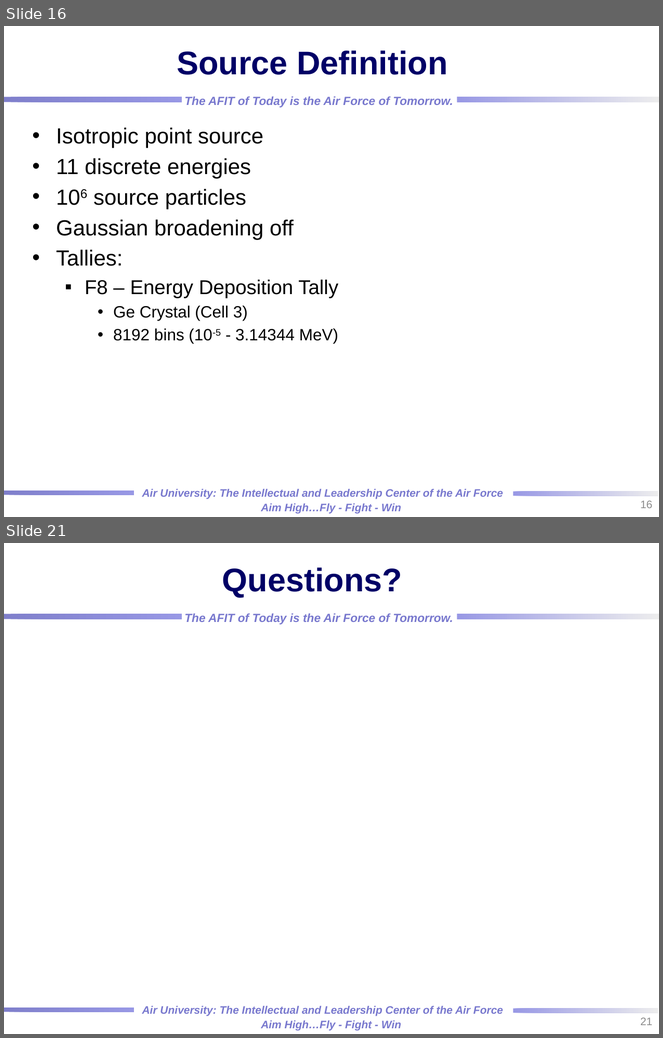
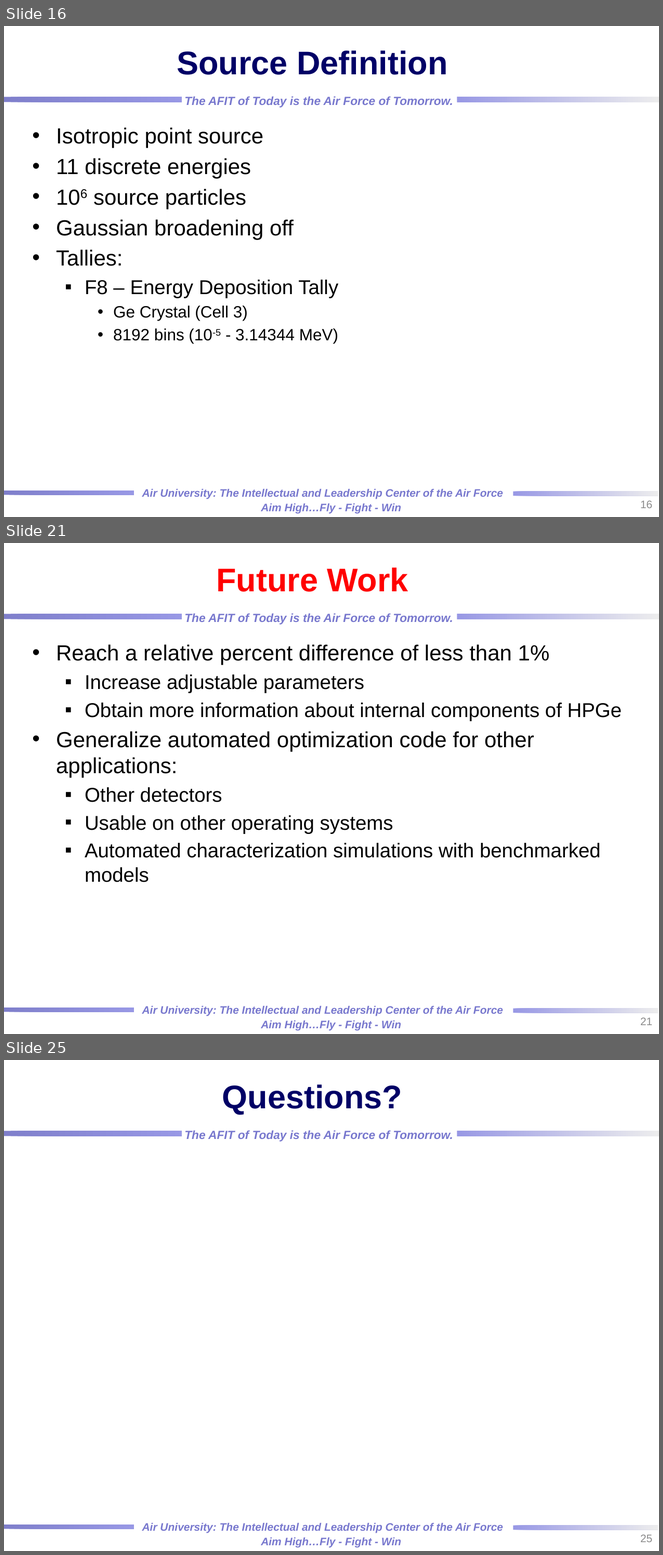
Before and after one commit to rtorzilli/GeDetector-Project, a slide deck: Report/HPGe_Automation Optimization_MCNP_Model.pptx. Shown one above the other, each under a label of ours: slides 16 and 21 before the commit, slides 16, 21 and 25 after it; the slides between them are not shown. The pictures are 663x1038 and 663x1555 pixels, drawn with LibreOffice and Linux fonts; fonts in the diff are those of the drawing; background and template pictures are left out. Boxes give left, top, right and bottom in pixels: in the first picture for what was removed or moved away, otherwise in the second. Text is boxed around its words. In the diff, an @@ line names an element or a change of style, - is before the commit and + after.

```diff
--- a/Report/HPGe_Automation Optimization_MCNP_Model.pptx
+++ b/Report/HPGe_Automation Optimization_MCNP_Model.pptx
@@ slide 21 added at (x1=4, y1=543, x2=659, y2=1034), background picture (left out); not listed: 7 template elements that a slide beside it also shows @@
@@ title added at (x1=216, y1=567, x2=409, y2=592), 36 pt, text #FF0000, bold @@
+Future Work
@@ text added at (x1=56, y1=644, x2=622, y2=883), 22 pt, text #000000 @@
+• Reach a relative percent difference of less than 1%
+  ▪ Increase adjustable parameters
+  ▪ Obtain more information about internal components of HPGe
+• Generalize automated optimization code for other applications:
+  ▪ Other detectors
+  ▪ Usable on other operating systems
+  ▪ Automated characterization simulations with benchmarked models
@@ page number added at (x1=640, y1=1018, x2=652, y2=1026), 12 pt, text #8C8C8C @@
+21
@@ what was slide 21 is now slide 25 @@
@@ page number at (x1=640, y1=1535, x2=652, y2=1543): text changed @@
-21
+25
```
Also in this commit, not shown: 5 slides changed, 4 other slides added, 1 slide removed, 1 other file.
